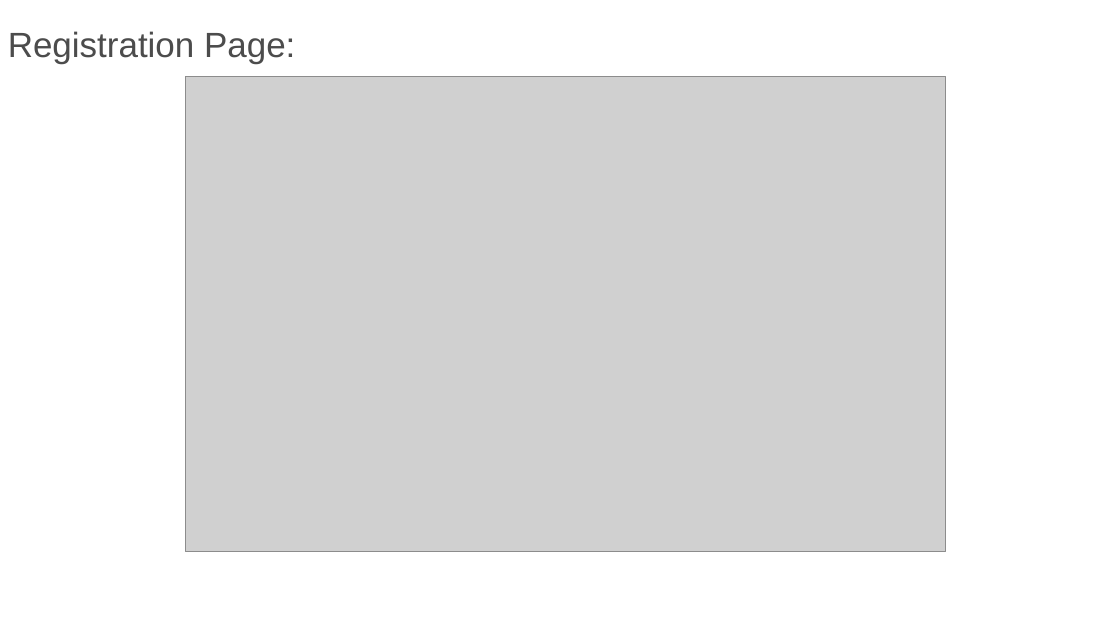
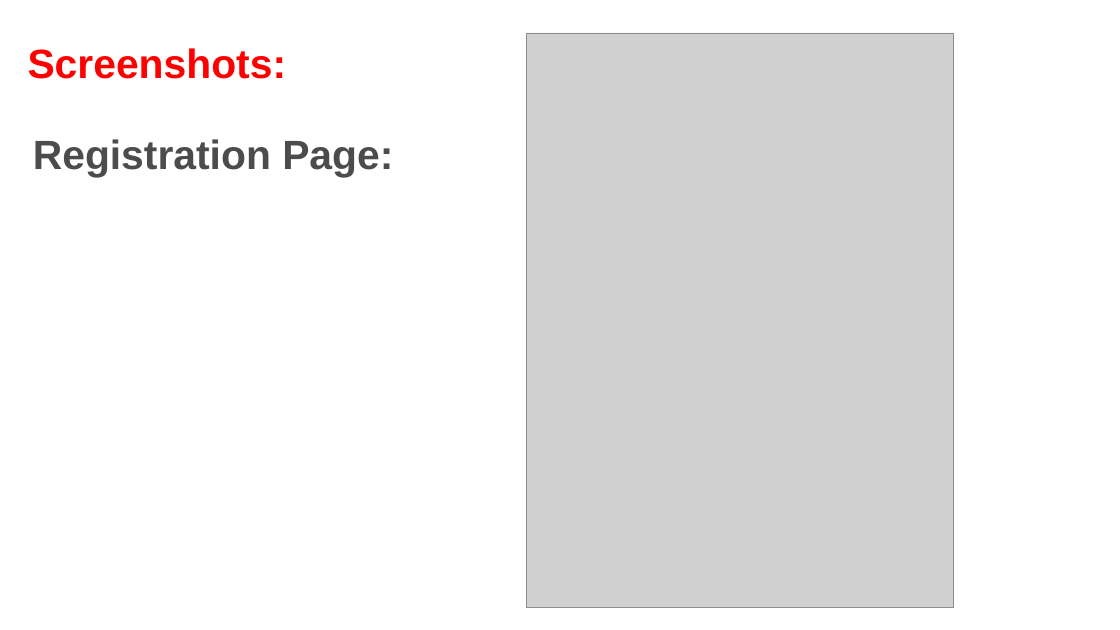
Before and after one commit to Theanantsoni/investsphere, a slide deck: slide 17 of InvestSphere-PPT.pptx (slide 19 before the commit). Drawn at 1120x630 pixels with LibreOffice and Linux fonts; fonts in the diff are those of the drawing; grey boxes stand for pictures; background and template pictures are left out. Boxes give left, top, right and bottom in pixels: in the first picture for what was removed or moved away, otherwise in the second. Text is boxed around its words. In the diff, an @@ line names an element or a change of style, - is before the commit and + after.

```diff
--- a/InvestSphere-PPT.pptx
+++ b/InvestSphere-PPT.pptx
@@ text added at box(28, 48, 287, 79), 35 pt, text #FF0000, bold @@
+Screenshots:
@@ picture: place and size @@
-picture at box(186, 76, 946, 552)
+picture at box(526, 33, 954, 607)
@@ text "Registration Page:": place and size @@
-text "Registration Page:" at box(8, 31, 295, 64)
+text "Registration Page:" at box(33, 139, 393, 177)
@@ text "Registration Page:" at box(33, 139, 393, 177): size 30 to 35 pt, bold on @@
```
Also in this commit, not shown: 30 other slides changed, 3 slides added, 3 slides removed, 2 other files.
